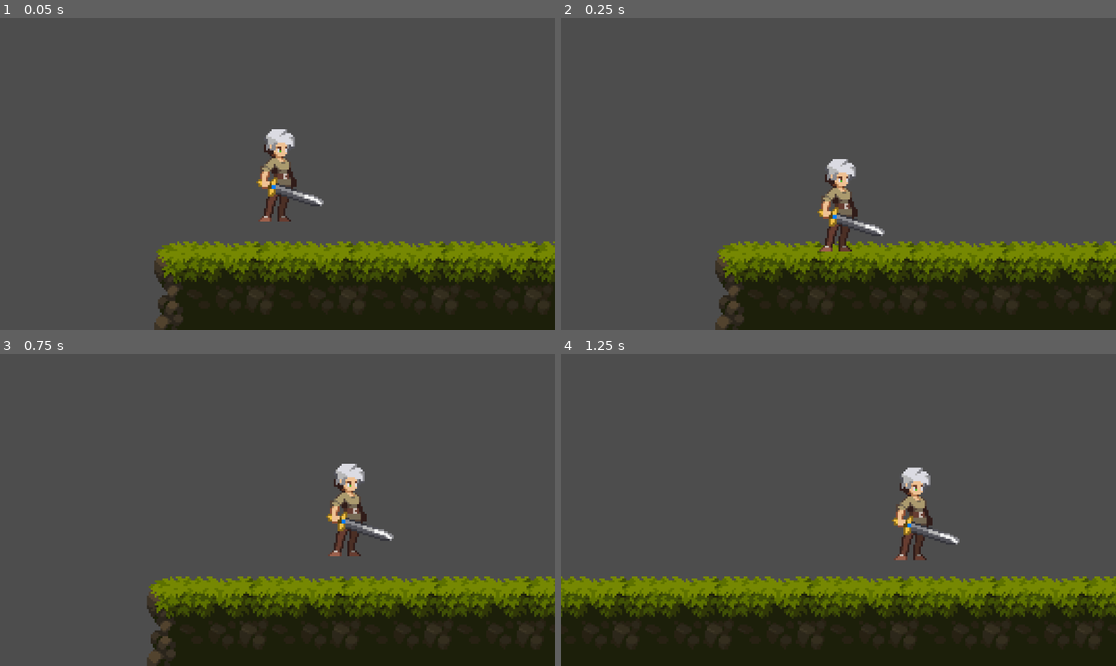
Above: before the commit, frames 1-4 (two rows, left to right).
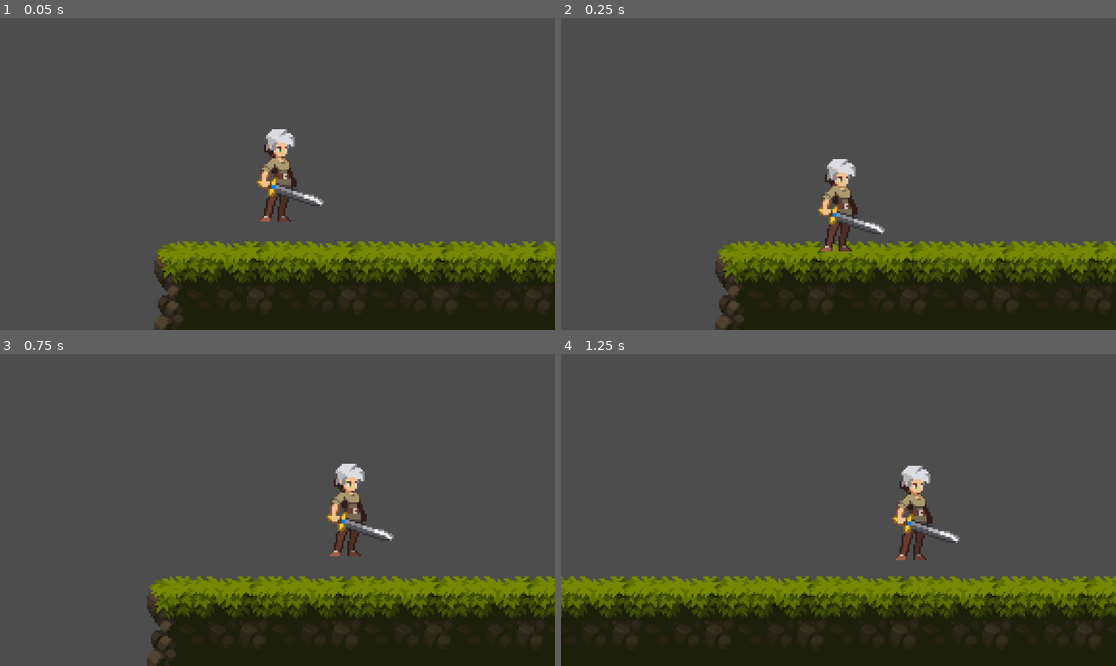
Above: after the commit, the same moments.

Repository: skittixch/cyberJump
Game: Godot game, scene res://Levels/CyberJump.tscn
Same seed, same stepped clock (60 frames per second), same inputs: the game is played once before the commit and once after it.
Inputs:
- Up to frame 1 (0.05 s): no input
- Up to frame 2 (0.25 s): no input
- Up to frame 3 (0.75 s): hold D (right) from 0.53 s (still down); tap Space (jump) at 0.6 s
- Up to frame 4 (1.25 s): keep holding D (right); tap Space (jump) at 0.77, 1.07 s

Frame 1 is identical in both runs. In frame 2, 0.4% of the frame differs, in the area x 46-59%, y 53-70%; in frame 3, 0.1%; in frame 4, 0.7%, in the area x 59-72%, y 35-62%.

Commit message:
just following along.
got to here
https://youtu.be/43c-Sm5GMbc?t=2152

I need to finish loading the other jump animations.  He's going into the logic to transition from different sprite animations with 'signals'.

Diff:
--- a/Character/player.tscn
+++ b/Character/player.tscn
@@ -1,7 +1,139 @@
-[gd_scene load_steps=4 format=3 uid="uid://ck44ygnd3br53"]
+[gd_scene load_steps=23 format=3 uid="uid://ck44ygnd3br53"]
 
 [ext_resource type="Script" path="res://Character/player.gd" id="1_7lc8j"]
 [ext_resource type="Texture2D" uid="uid://bykng7r5jmc4n" path="res://Art/Legacy-Fantasy - High Forest 2.3/Character/Idle/Idle-Sheet.png" id="1_uk2tt"]
+[ext_resource type="Texture2D" uid="uid://77o6rtj0laa6" path="res://Art/Legacy-Fantasy - High Forest 2.3/Character/Run/Run-Sheet.png" id="3_7xj4u"]
+[ext_resource type="Texture2D" uid="uid://bfggmvh73mt60" path="res://Art/Legacy-Fantasy - High Forest 2.3/Character/Jump-Start/Jump-Start-Sheet.png" id="3_hsq23"]
+
+[sub_resource type="AtlasTexture" id="AtlasTexture_xwv0j"]
+atlas = ExtResource("1_uk2tt")
+region = Rect2(0, 0, 64, 80)
+
+[sub_resource type="AtlasTexture" id="AtlasTexture_wc7ac"]
+atlas = ExtResource("1_uk2tt")
+region = Rect2(64, 0, 64, 80)
+
+[sub_resource type="AtlasTexture" id="AtlasTexture_mttx1"]
+atlas = ExtResource("1_uk2tt")
+region = Rect2(128, 0, 64, 80)
+
+[sub_resource type="AtlasTexture" id="AtlasTexture_fq180"]
+atlas = ExtResource("1_uk2tt")
+region = Rect2(192, 0, 64, 80)
+
+[sub_resource type="AtlasTexture" id="AtlasTexture_2hqpm"]
+atlas = ExtResource("3_hsq23")
+region = Rect2(0, 0, 64, 64)
+
+[sub_resource type="AtlasTexture" id="AtlasTexture_uqi1j"]
+atlas = ExtResource("3_hsq23")
+region = Rect2(64, 0, 64, 64)
+
+[sub_resource type="AtlasTexture" id="AtlasTexture_un00r"]
+atlas = ExtResource("3_hsq23")
+region = Rect2(128, 0, 64, 64)
+
+[sub_resource type="AtlasTexture" id="AtlasTexture_cdrd5"]
+atlas = ExtResource("3_hsq23")
+region = Rect2(192, 0, 64, 64)
+
+[sub_resource type="AtlasTexture" id="AtlasTexture_dgum8"]
+atlas = ExtResource("3_7xj4u")
+region = Rect2(0, 0, 80, 80)
+
+[sub_resource type="AtlasTexture" id="AtlasTexture_td7mv"]
+atlas = ExtResource("3_7xj4u")
+region = Rect2(80, 0, 80, 80)
+
+[sub_resource type="AtlasTexture" id="AtlasTexture_vjwaq"]
+atlas = ExtResource("3_7xj4u")
+region = Rect2(160, 0, 80, 80)
+
+[sub_resource type="AtlasTexture" id="AtlasTexture_l2q63"]
+atlas = ExtResource("3_7xj4u")
+region = Rect2(240, 0, 80, 80)
+
+[sub_resource type="AtlasTexture" id="AtlasTexture_66pgs"]
+atlas = ExtResource("3_7xj4u")
+region = Rect2(320, 0, 80, 80)
+
+[sub_resource type="AtlasTexture" id="AtlasTexture_axjqh"]
+atlas = ExtResource("3_7xj4u")
+region = Rect2(400, 0, 80, 80)
+
+[sub_resource type="AtlasTexture" id="AtlasTexture_f71pp"]
+atlas = ExtResource("3_7xj4u")
+region = Rect2(480, 0, 80, 80)
+
+[sub_resource type="AtlasTexture" id="AtlasTexture_s5pa7"]
+atlas = ExtResource("3_7xj4u")
+region = Rect2(560, 0, 80, 80)
+
+[sub_resource type="SpriteFrames" id="SpriteFrames_cxiop"]
+animations = [{
+"frames": [{
+"duration": 1.0,
+"texture": SubResource("AtlasTexture_xwv0j")
+}, {
+"duration": 1.0,
+"texture": SubResource("AtlasTexture_wc7ac")
+}, {
+"duration": 1.0,
+"texture": SubResource("AtlasTexture_mttx1")
+}, {
+"duration": 1.0,
+"texture": SubResource("AtlasTexture_fq180")
+}],
+"loop": true,
+"name": &"idle",
+"speed": 5.0
+}, {
+"frames": [{
+"duration": 1.0,
+"texture": SubResource("AtlasTexture_2hqpm")
+}, {
+"duration": 1.0,
+"texture": SubResource("AtlasTexture_uqi1j")
+}, {
+"duration": 1.0,
+"texture": SubResource("AtlasTexture_un00r")
+}, {
+"duration": 1.0,
+"texture": SubResource("AtlasTexture_cdrd5")
+}],
+"loop": true,
+"name": &"jump_start",
+"speed": 20.0
+}, {
+"frames": [{
+"duration": 1.0,
+"texture": SubResource("AtlasTexture_dgum8")
+}, {
+"duration": 1.0,
+"texture": SubResource("AtlasTexture_td7mv")
+}, {
+"duration": 1.0,
+"texture": SubResource("AtlasTexture_vjwaq")
+}, {
+"duration": 1.0,
+"texture": SubResource("AtlasTexture_l2q63")
+}, {
+"duration": 1.0,
+"texture": SubResource("AtlasTexture_66pgs")
+}, {
+"duration": 1.0,
+"texture": SubResource("AtlasTexture_axjqh")
+}, {
+"duration": 1.0,
+"texture": SubResource("AtlasTexture_f71pp")
+}, {
+"duration": 1.0,
+"texture": SubResource("AtlasTexture_s5pa7")
+}],
+"loop": true,
+"name": &"run",
+"speed": 20.0
+}]
 
 [sub_resource type="CapsuleShape2D" id="CapsuleShape2D_5rbac"]
 radius = 8.0
@@ -10,9 +142,12 @@
 [node name="Player" type="CharacterBody2D"]
 script = ExtResource("1_7lc8j")
 
-[node name="Sprite" type="Sprite2D" parent="."]
-texture = ExtResource("1_uk2tt")
-hframes = 4
+[node name="AnimatedSprite2D" type="AnimatedSprite2D" parent="."]
+sprite_frames = SubResource("SpriteFrames_cxiop")
+animation = &"idle"
+autoplay = "idle"
+centered = false
+offset = Vector2(-32, -40)
 
 [node name="CollisionShape2D" type="CollisionShape2D" parent="."]
 position = Vector2(0, 2.21)
